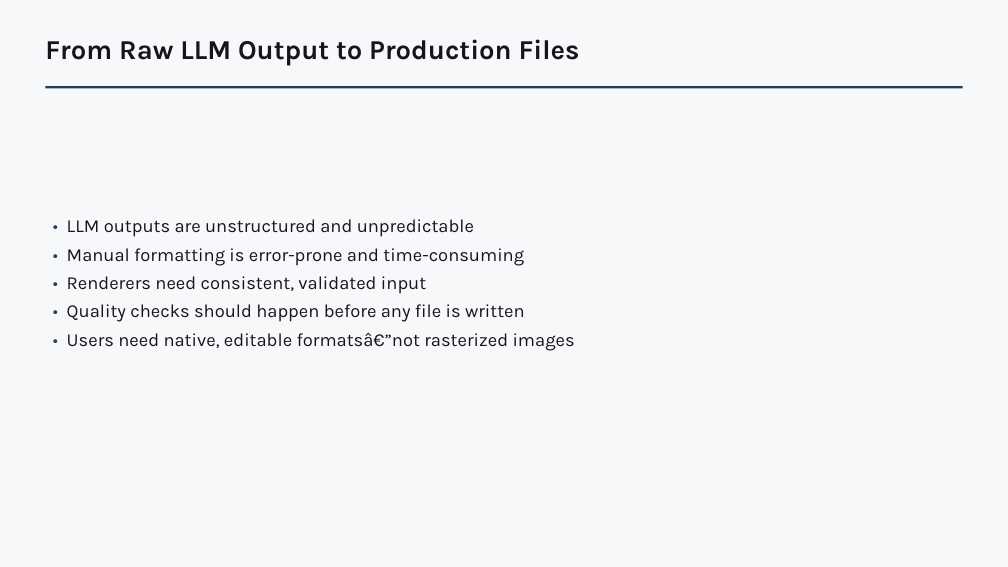
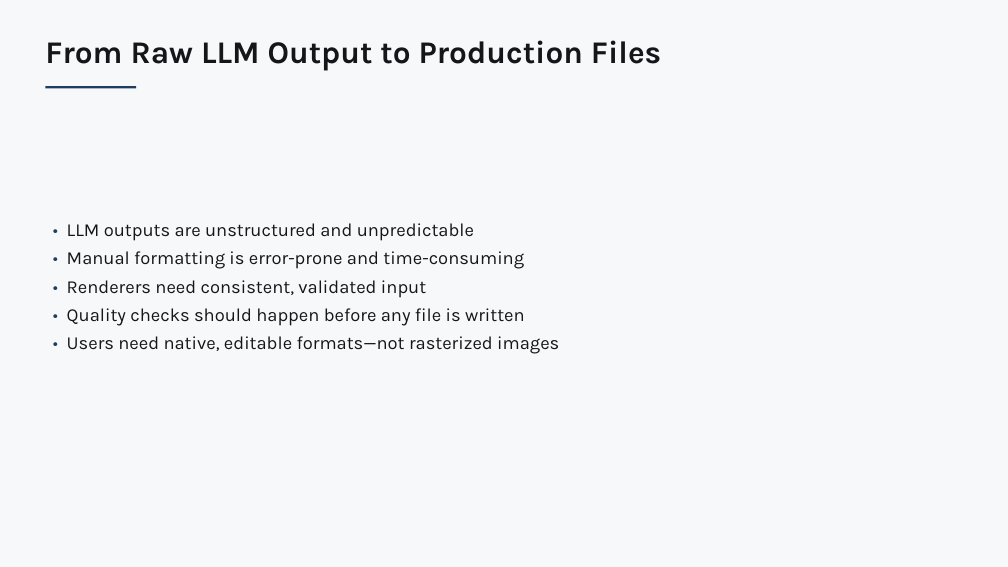
Before and after one commit to kirti34n/docloom, a slide deck: slide 2 of examples/dogfood/output/deck.pptx. Drawn at 1008x567 pixels with LibreOffice and Linux fonts; fonts in the diff are those of the drawing. Boxes give left, top, right and bottom in pixels: in the first picture for what was removed or moved away, otherwise in the second. Text is boxed around its words. In the diff, an @@ line names an element or a change of style, - is before the commit and + after.

```diff
--- a/examples/dogfood/output/deck.pptx
+++ b/examples/dogfood/output/deck.pptx
@@ text "From Raw LLM Output to ..." at <box>45,40,661,71</box>: size 26 to 30 pt @@
@@ rectangle: place and size @@
-rectangle at <box>45,86,963,88</box>
+rectangle at <box>45,86,136,88</box>
@@ text at <box>67,336,559,354</box>: text changed @@
-• Users need native, editable formatsâ€”not rasterized images
+• Users need native, editable formats—not rasterized images
```
Also in this commit, not shown: 12 other slides changed, 3 slides added, 18 other files.
